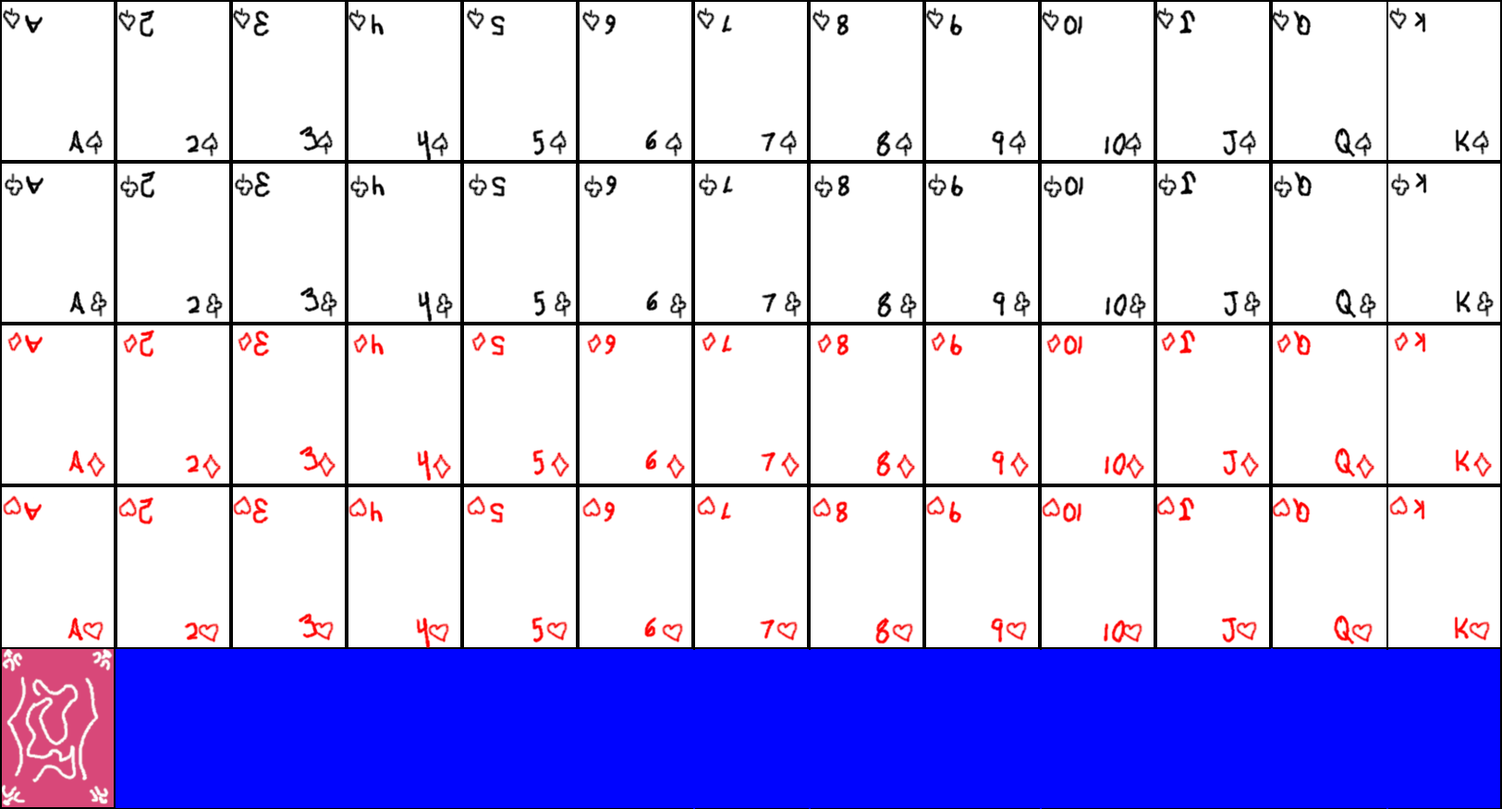
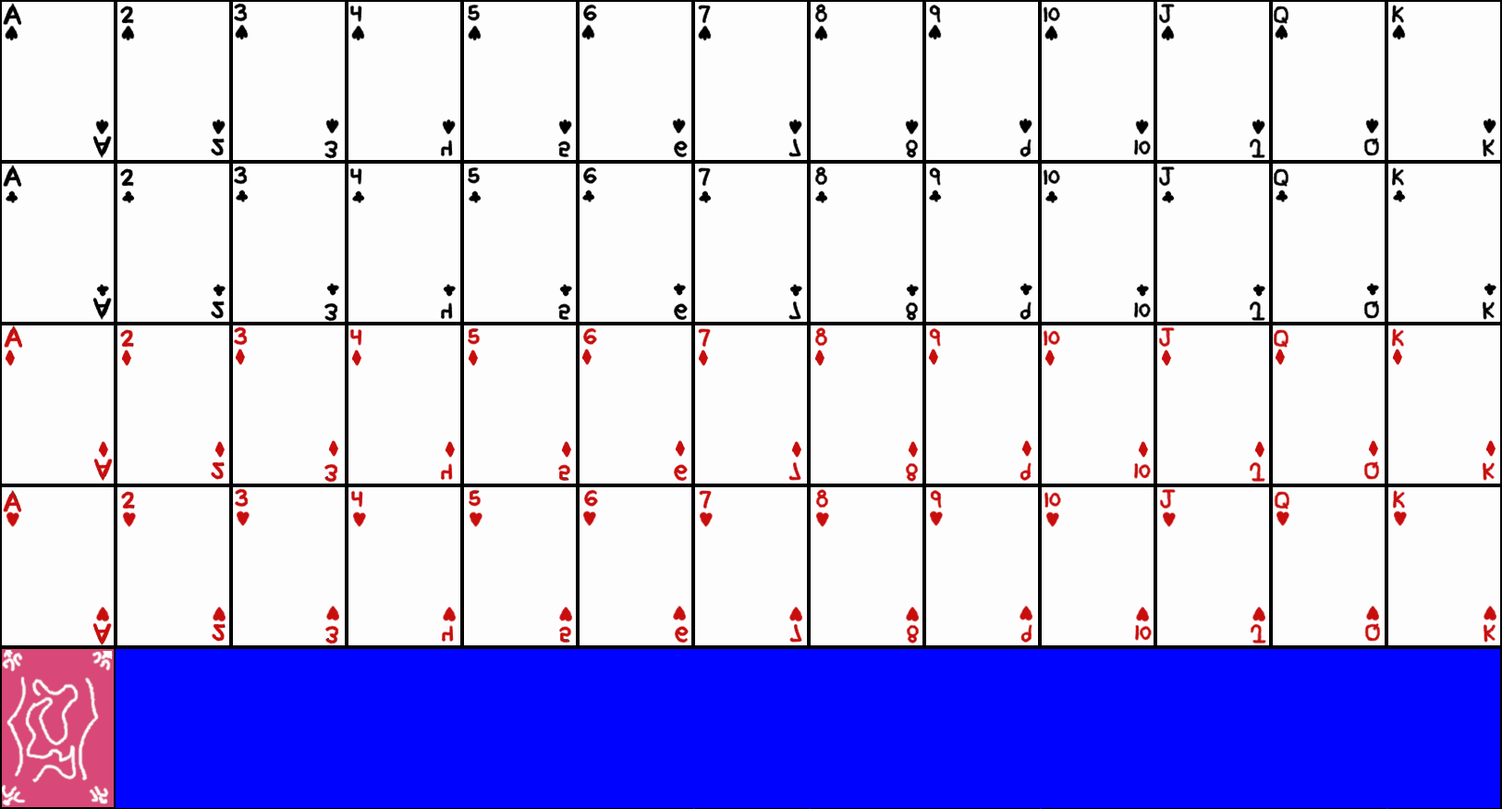
The second 1502x809 image is a revision of the first. Changes to its layers:
added layer "iconLayer" above "Layer" over (x1=3, y1=24, x2=1498, y2=624)
painted on "Layer" over (x1=1, y1=1, x2=1497, y2=649)
painted on "Background" over (x1=1, y1=1, x2=1501, y2=660)
